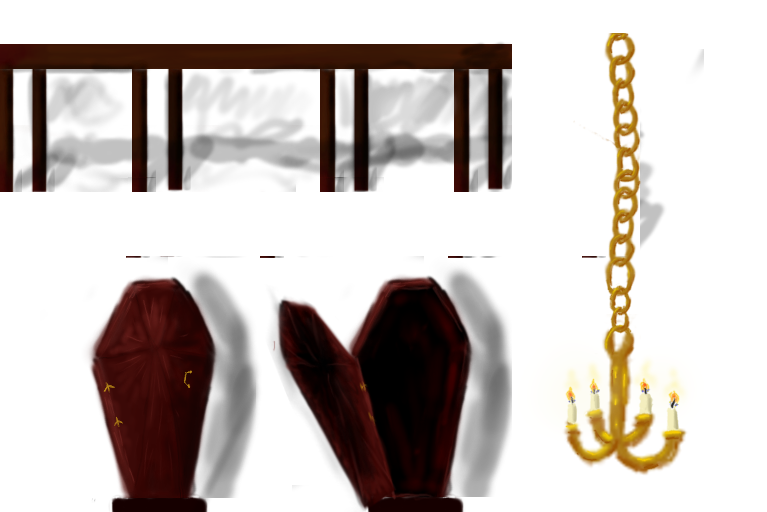
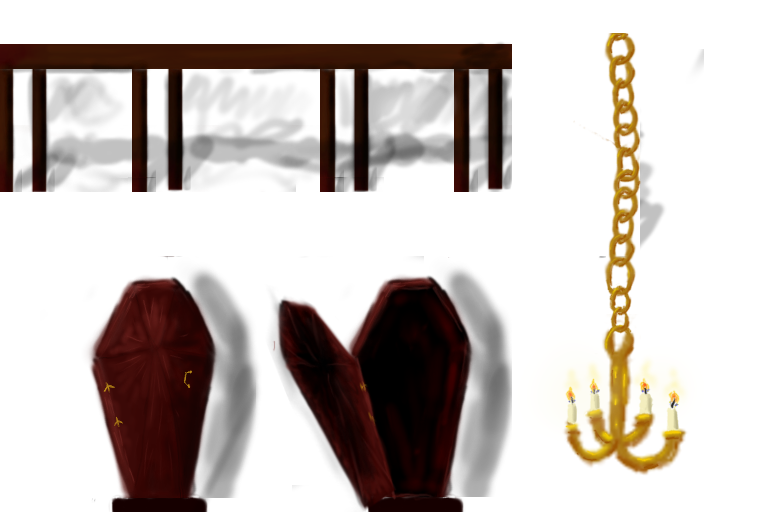
Layer changes from the first 767×512 image to the second:
painted on "New Layer#1" over [126, 256, 600, 263]
